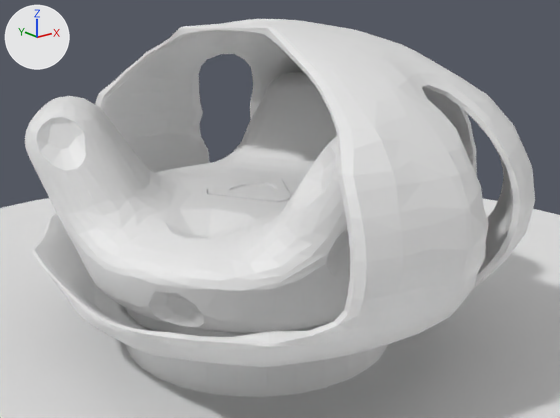
Before and after pictures for a commit that changed the Blender file P5 Virtual Environment/Assets/Physical Object/physicalObjLantern.blend.
Before and after are seen from a 50 mm lens placed at (3.9762, 0.7915, 0.094), pointed at (4.0861, 0.9289, 0.039). Lighting does not change. The marker at upper left points along +X, +Y and +Z.
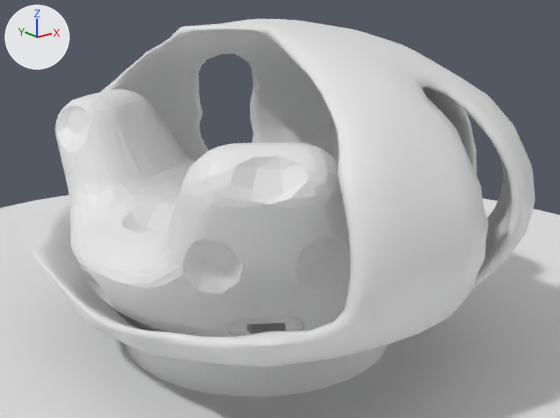
What differs and where, as boxes [x1, y1, x2, y2] in the pictures (560 x 418 px):
'TRACKER-3D', moved, turned
    before: [25, 72, 350, 333]
    after: [55, 89, 437, 337]
part 1 of me_sphere, shading changed
    both: [31, 19, 535, 367]

The change, as a list of edits to the scene's bpy script:
```text
Change me_sphere:
    where me_sphere.from_pydata(...)  # 3118 vertices, 3112 faces; spans x -0.73..1.0, y -1.0..1.0, z -0.99..0.99
    used by ob_sphere; location = (4.0798, 0.9304, 0.0475); scale = (0.0618, 0.0618, 0.0355)
    me_sphere part 1: all faces are now shaded smooth (3112 of 3112 changed)
Change ob_tracker_3d:
    ob_tracker_3d.location: (4.0805, 0.931, 0.0394) -> (4.0805, 0.931, 0.0375)
    ob_tracker_3d.rotation_euler: (0.0, 0.0, 0.0) -> (0.0, 0.0, -0.594)  # degrees (0, 0, 0) -> degrees (0, 0, -34)
```
